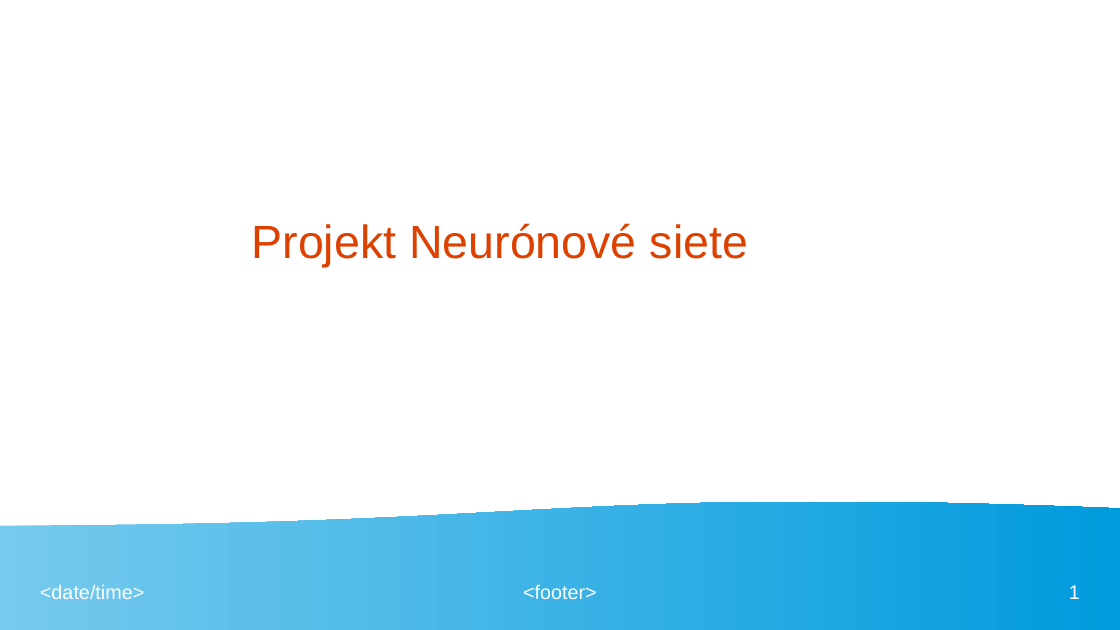
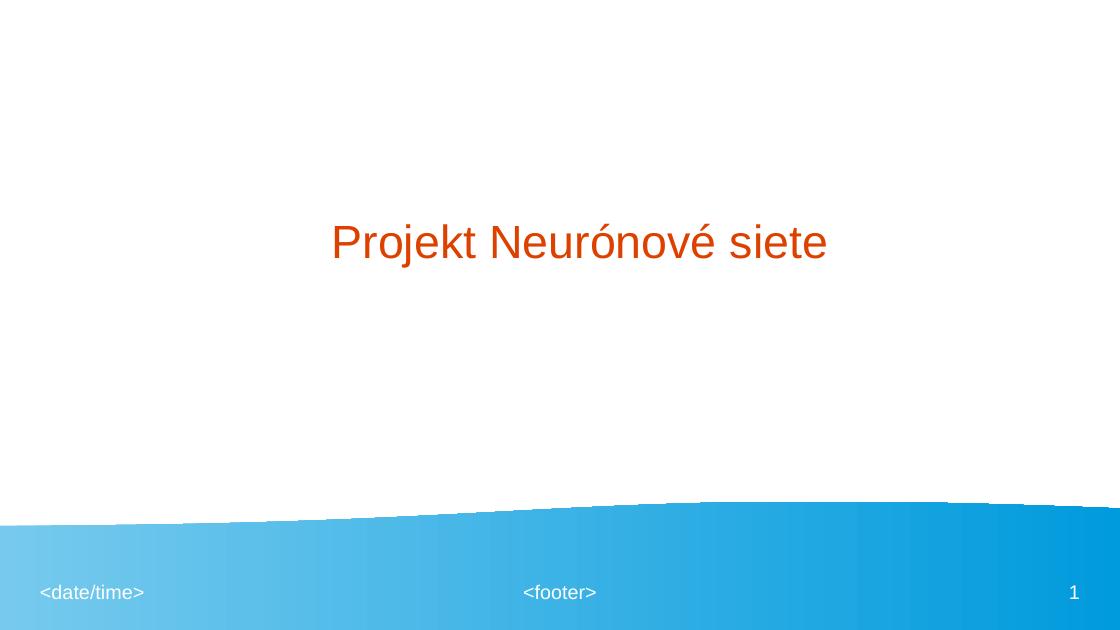
Before and after one commit to georgeob/Vlcak_NS2021, a slide deck: slide 1 of Prezentacia_NS.odp. Drawn at 1120x630 pixels with LibreOffice and Linux fonts; fonts in the diff are those of the drawing. Boxes give left, top, right and bottom in pixels: in the first picture for what was removed or moved away, otherwise in the second. Text is boxed around its words. In the diff, an @@ line names an element or a change of style, - is before the commit and + after.

```diff
--- a/Prezentacia_NS.odp
+++ b/Prezentacia_NS.odp
@@ title "Projekt Neurónové siete": place and size @@
-title "Projekt Neurónové siete" at box(252, 223, 748, 267)
+title "Projekt Neurónové siete" at box(331, 223, 828, 267)
```
Also in this commit, not shown: 5 other slides changed, 8 slides added, 4 slides removed, 1 other file.
